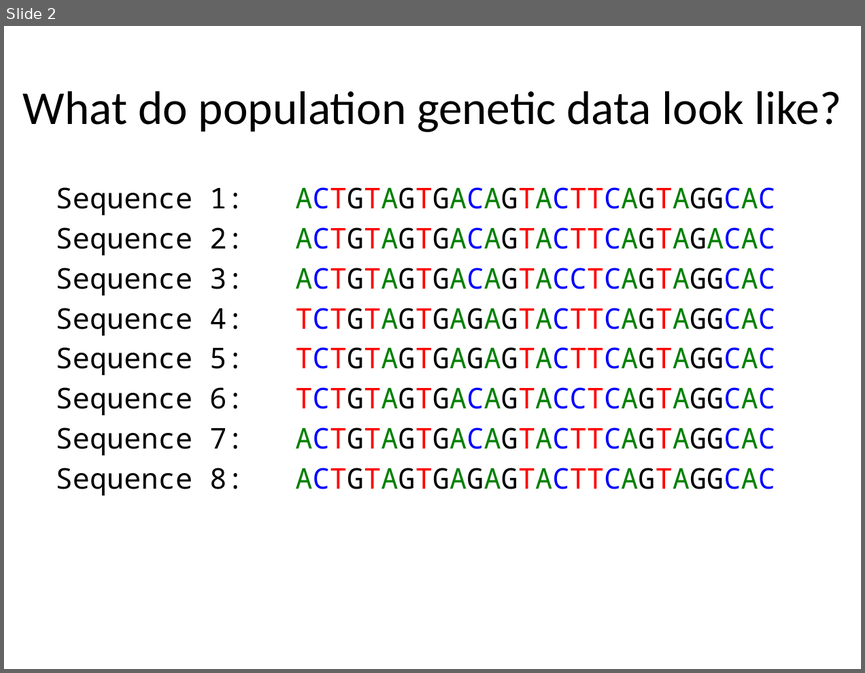
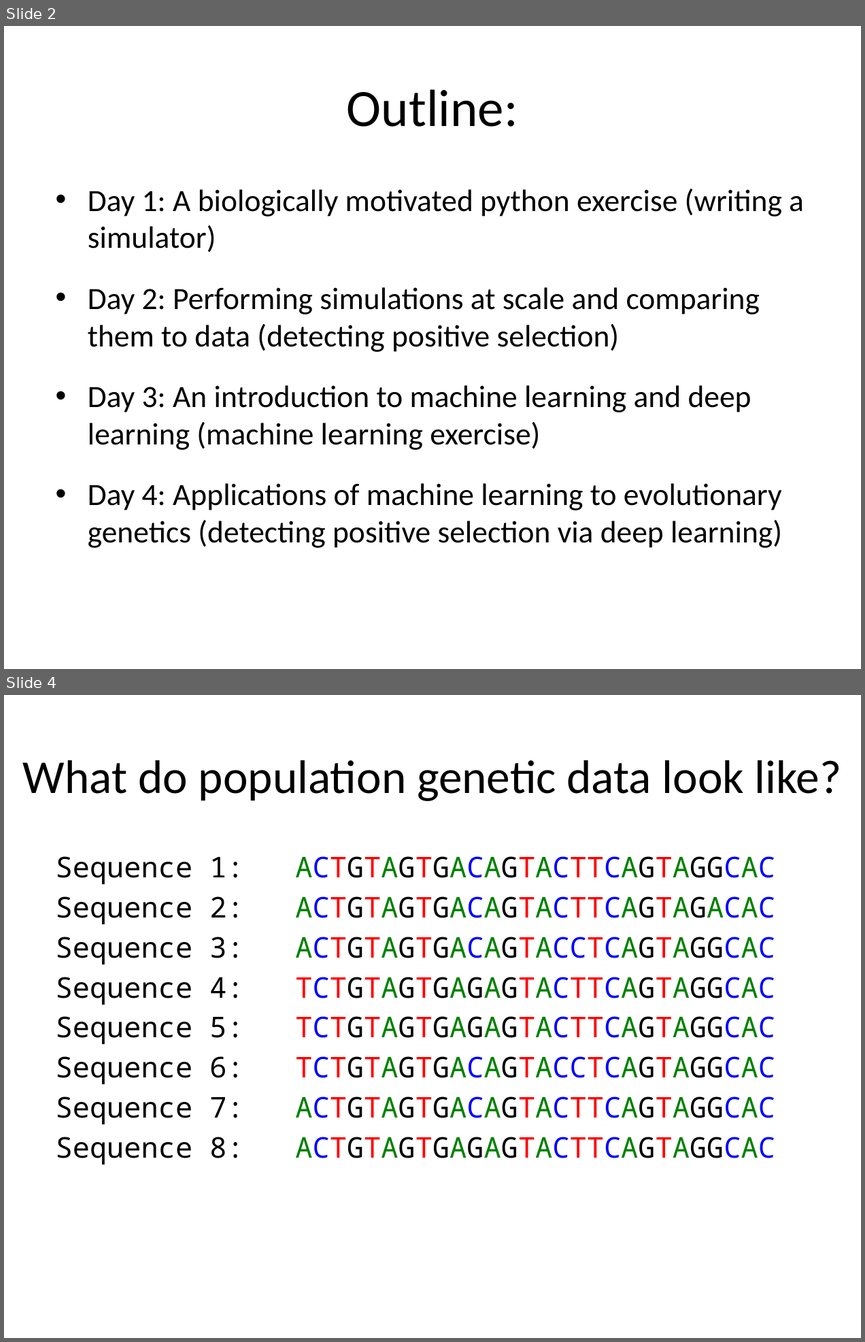
Before and after one commit to SchriderLab/evoMLWorkshop2024, a slide deck: day1/Part1_TheCoalescent.pptx. Shown one above the other, each under a label of ours: slide 2 before the commit, slides 2 and 4 after it; the slides between them are not shown. The pictures are 865x673 and 865x1342 pixels, drawn with LibreOffice and Linux fonts; fonts in the diff are those of the drawing. Boxes give left, top, right and bottom in pixels: in the first picture for what was removed or moved away, otherwise in the second. Text is boxed around its words. In the diff, an @@ line names an element or a change of style, - is before the commit and + after.

```diff
--- a/day1/Part1_TheCoalescent.pptx
+++ b/day1/Part1_TheCoalescent.pptx
@@ slide 2 added at [4, 26, 861, 669], background #FFFFFF @@
@@ title added at [347, 89, 518, 127], 44 pt, text #000000 @@
+Outline:
@@ text added at [88, 189, 804, 548], 26 pt, text #000000 @@
+• Day 1: A biologically motivated python exercise (writing a simulator)
+• Day 2: Performing simulations at scale and comparing them to data (detecting positive selection)
+• Day 3: An introduction to machine learning and deep learning (machine learning exercise)
+• Day 4: Applications of machine learning to evolutionary genetics (detecting positive selection via deep learning)
@@ what was slide 2 is now slide 4 @@
```
Also in this commit, not shown: 1 slide changed, 2 other slides added.
